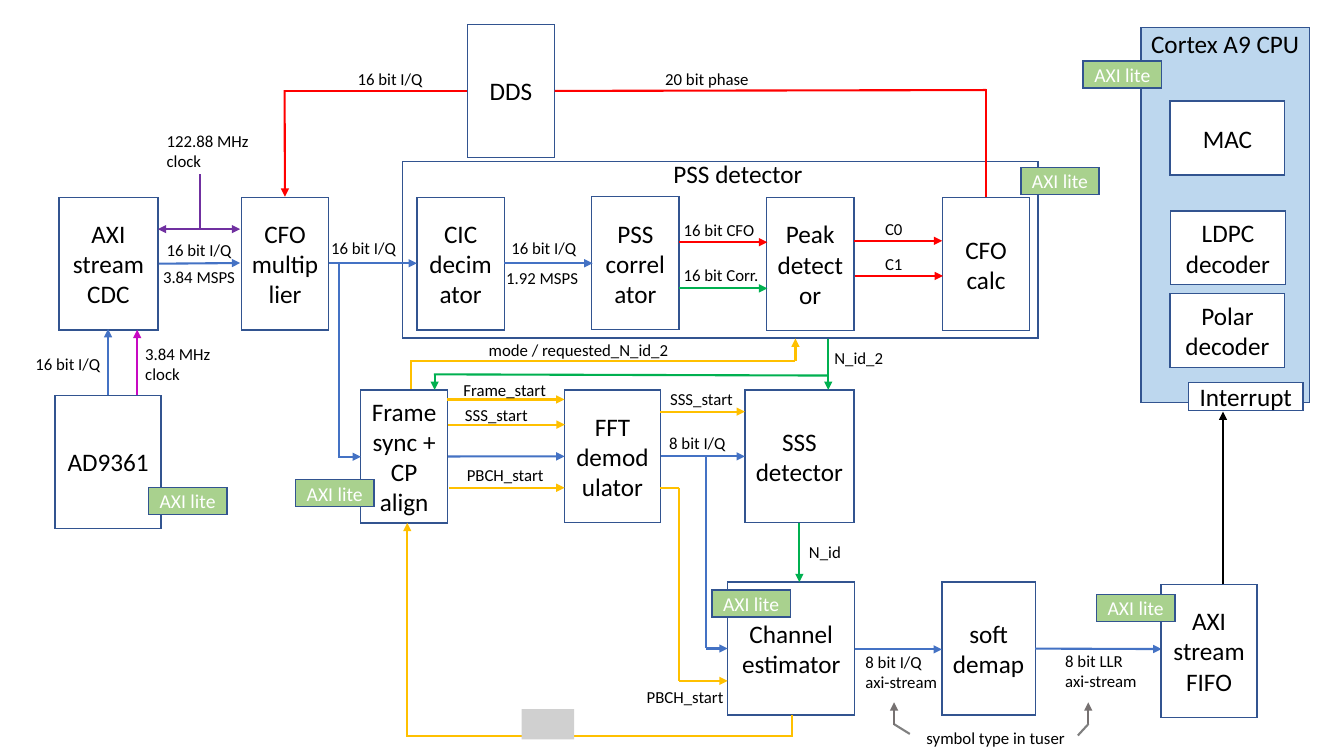
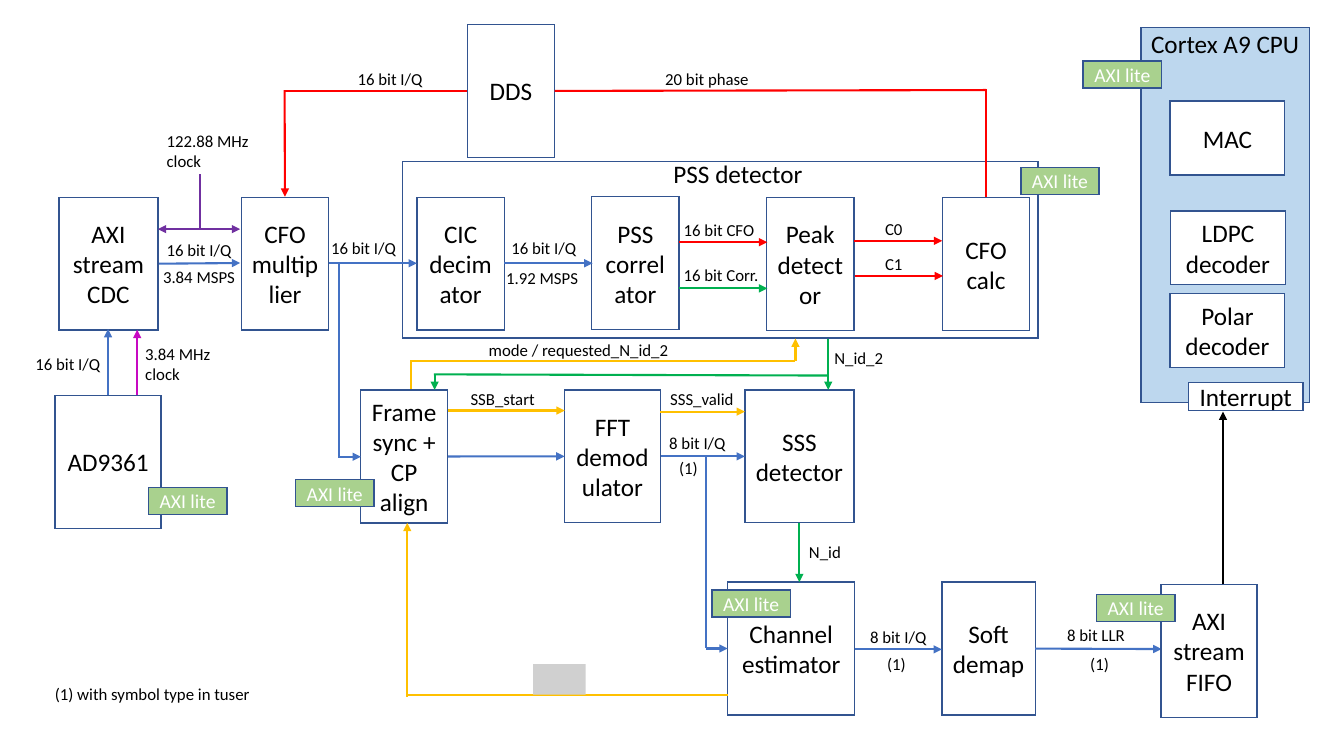
Before and after one commit to catkira/open5G_phy, a slide deck: slide 1 of doc/overview.pptx. Drawn at 1344x756 pixels with LibreOffice and Linux fonts; fonts in the diff are those of the drawing; grey boxes stand for pictures. Boxes give left, top, right and bottom in pixels: in the first picture for what was removed or moved away, otherwise in the second. Text is boxed around its words. In the diff, an @@ line names an element or a change of style, - is before the commit and + after.

```diff
--- a/doc/overview.pptx
+++ b/doc/overview.pptx
@@ text removed at box(463, 385, 546, 401) @@
-Frame_start
@@ arrow moved from (448, 424) - (565, 424) to (448, 410) - (565, 410) @@
@@ arrow removed from (448, 399) to (565, 399) @@
@@ text at box(471, 394, 535, 408): text changed @@
-SSS_start
+SSB_start
@@ text at box(670, 393, 733, 408): text changed @@
-SSS_start
+SSS_valid
@@ text removed at box(467, 470, 544, 484) @@
-PBCH_start
@@ text added at box(679, 462, 698, 476), 12 pt, text #000000 @@
+(1)
@@ arrow removed from (450, 488) to (565, 488) @@
@@ line removed from (660, 488) to (680, 488) @@
@@ line removed from (680, 488) to (680, 682) @@
@@ arrow moved from (407, 737) - (407, 523) to (407, 697) - (407, 523) @@
@@ text in rectangle at box(953, 625, 1024, 677): text changed @@
-soft demap
+Soft demap
@@ text at box(1067, 629, 1124, 641): text changed @@
-8 bit LLR
-axi-stream
+8 bit LLR
@@ text at box(870, 631, 926, 646): text changed @@
-8 bit I/Q
-axi-stream
+8 bit I/Q
@@ text added at box(887, 658, 906, 672), 12 pt, text #000000 @@
+(1)
@@ text added at box(1090, 658, 1109, 672), 12 pt, text #000000 @@
+(1)
@@ text at box(55, 688, 249, 703): text changed @@
-symbol type in tuser
+(1) with symbol type in tuser
@@ picture added at box(533, 664, 586, 695) @@
@@ arrow removed from (680, 682) to (728, 682) @@
@@ line moved from (406, 736) - (791, 736) to (407, 695) - (728, 695) @@
@@ picture removed at box(522, 709, 575, 739) @@
@@ text removed at box(647, 692, 724, 706) @@
-PBCH_start
@@ line removed from (791, 737) to (791, 715) @@
@@ arrow removed from (894, 725) to (894, 703) @@
@@ arrow removed from (1089, 725) to (1089, 703) @@
@@ line removed from (894, 724) to (910, 734) @@
@@ line removed from (1089, 724) to (1078, 736) @@
```
Also in this commit, not shown: 3 other files.
